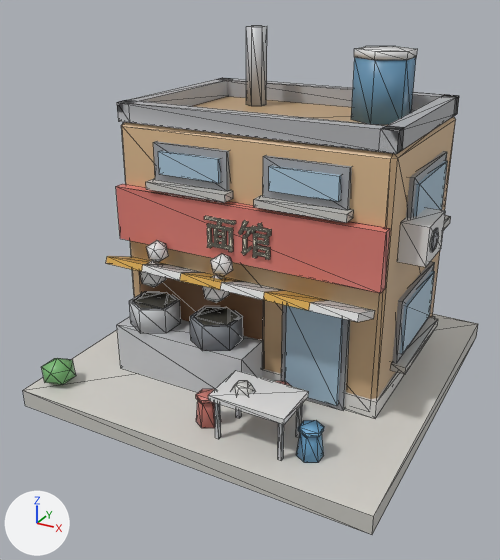
Renders of the glTF model county-tycoon/assets/resources/models3d/noodle.glb from each side of a commit.
The view is the same before and after, from a 50 mm camera at (1.317, -1.113, 1.083) aimed at (0.479, 0.411, 0.32). Every picture has the same lights, and +X, +Y and +Z are marked at lower left. The picture after the commit comes second. Mesh edges are drawn as thin lines. Vertices at exactly the same position are counted once.

Names of what the first picture shows: 'noodle'.
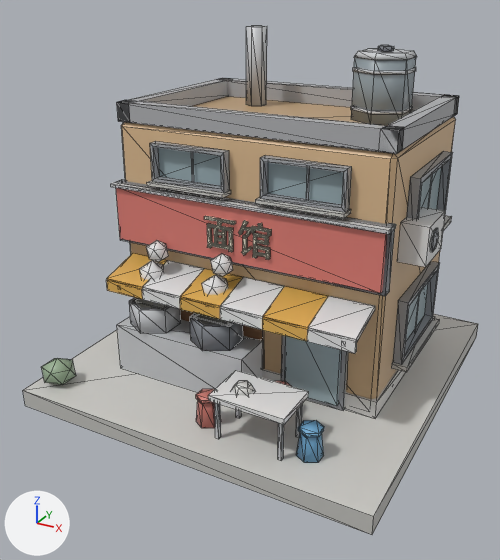
Where the newer file only moved an object's origin or applied its transform, the numbers keep the older frame.

The change, as a diff of the scene's bpy script:
```diff
--- a/county-tycoon/assets/resources/models3d/noodle.glb.py
+++ b/county-tycoon/assets/resources/models3d/noodle.glb.py
@@ mat_housing @@
+mat_housing = bpy.data.materials.new('housing')
+# nodes: BsdfPrincipled, Mix, OutputMaterial, VertexColor
+# colours: white #e7e7e7, mixed with the vertex colours
@@ me_立方体 @@
-me_立方体.from_pydata(...)  # 942 vertices, 1662 faces; spans x -0.5..0.5, y -0.5..0.5, z -0.025..0.925
+me_立方体.from_pydata(...)  # 1070 vertices, 1848 faces; spans x -0.5..0.5, y -0.5..0.5, z -0.025..0.925
+# me_立方体 part 1: a new loose piece, a box spanning x -0.388..0.388, y -0.181..-0.151, z 0.376..0.544, in mat_housing
+# me_立方体 part 2: a new loose piece, a box spanning x -0.39..0.39, y -0.199..-0.151, z 0.535..0.544, in mat_housing
+# me_立方体 part 3: a new loose piece, a 6-sided cylinder along z spanning x 0.1483..0.2917, y 0.1172..0.2828, z 0.7306..0.7396, in mat_housing
+# me_立方体 part 4: a new loose piece, a 6-sided cylinder along z spanning x 0.1483..0.2917, y 0.1172..0.2828, z 0.8298..0.8388, in mat_housing
+# me_立方体 part 5: a new loose piece, a 6-sided cylinder along z spanning x 0.202..0.238, y 0.179..0.221, z 0.88..0.892, in mat_housing
+# me_立方体 part 6: the loose piece of 28 vertices spanning x -0.36..0.36, y -0.28..-0.16, z 0.305..0.365 is rebuilt with 28 vertices and now spans x -0.36..0.36, y -0.282..-0.158, z 0.292..0.337
+# me_立方体 part 7: the loose piece of 8 vertices spanning x -0.26..-0.04, y -0.172..-0.152, z 0.565..0.665 is rebuilt with 16 vertices and now spans x -0.26..-0.04, y -0.186..-0.161, z 0.565..0.665, in mat_housing
+# me_立方体 part 8: the loose piece of 8 vertices spanning x -0.27..-0.03, y -0.2..-0.16, z 0.545..0.565 is rebuilt with 8 vertices and now spans x -0.265..-0.035, y -0.203..-0.161, z 0.556..0.565
+# me_立方体 part 9: the loose piece of 8 vertices spanning x 0.06..0.28, y -0.172..-0.152, z 0.565..0.665 is rebuilt with 16 vertices and now spans x 0.06..0.28, y -0.186..-0.161, z 0.565..0.665, in mat_housing
+# me_立方体 part 10: the loose piece of 8 vertices spanning x 0.05..0.29, y -0.2..-0.16, z 0.545..0.565 is rebuilt with 8 vertices and now spans x 0.055..0.285, y -0.203..-0.161, z 0.556..0.565
+# me_立方体 part 11: the loose piece of 8 vertices spanning x 0.372..0.392, y -0.04..0.26, z 0.125..0.305 is rebuilt with 16 vertices and now spans x 0.381..0.406, y -0.04..0.26, z 0.125..0.305, in mat_housing
+# me_立方体 part 12: the loose piece of 8 vertices spanning x 0.38..0.42, y -0.05..0.27, z 0.105..0.125 is rebuilt with 8 vertices and now spans x 0.381..0.423, y -0.048..0.267, z 0.11..0.125
+# me_立方体 part 13: the loose piece of 8 vertices spanning x 0.372..0.392, y -0.04..0.26, z 0.445..0.625 is rebuilt with 16 vertices and now spans x 0.381..0.406, y -0.04..0.26, z 0.445..0.625, in mat_housing
+# me_立方体 part 14: the loose piece of 8 vertices spanning x 0.38..0.42, y -0.05..0.27, z 0.425..0.445 is rebuilt with 8 vertices and now spans x 0.381..0.423, y -0.048..0.267, z 0.43..0.445
+# me_立方体 part 15: the loose piece of 8 vertices spanning x -0.24..-0.06, y -0.18..-0.16, z 0.585..0.645 is deleted
+# me_立方体 part 16: the loose piece of 8 vertices spanning x 0.08..0.26, y -0.18..-0.16, z 0.585..0.645 is deleted
+# me_立方体 part 17: 6 vertices moved from x 0.149..0.291, y 0.118..0.282, z 0.885 to x 0.158..0.282, y 0.128..0.272, z 0.88; 32 vertices removed from x -0.4..0.4, y -0.02..0.24, z 0.145..0.605; 60 vertices added at x -0.392..0.392, y -0.284..0.392, z 0.14..0.656
+# me_立方体 part 18: 281 kept faces spanning x -0.5..0.5, y -0.5..0.5, z -0.025..0.925 get new vertex colours
+# me_立方体 part 19: 276 faces spanning x -0.5..0.5, y -0.5..0.5, z -0.025..0.925 switch from mat_lit to mat_housing
+# other edits to the shape of me_立方体 do not show in these pictures
 me_立方体.materials.append(mat_emit)
```

Changed parts and their boxes (x1, y1, x2, y2) in the pictures (500 x 560 px; the box of a moved part takes in the faces that stretch with it):
part 1 of me_立方体, added: after (116, 179, 395, 296)
part 2 of me_立方体, added: after (111, 179, 396, 234)
part 3 of me_立方体, added: after (351, 106, 413, 115)
part 4 of me_立方体, added: after (353, 67, 416, 75)
part 5 of me_立方体, added: after (378, 45, 394, 52)
part 6 of me_立方体, rebuilt (33% taller): before (106, 256, 375, 322); after (107, 253, 375, 341)
part 7 of me_立方体, rebuilt: before (153, 141, 230, 191); after (150, 141, 229, 193)
part 8 of me_立方体, rebuilt: before (146, 178, 233, 202); after (147, 181, 231, 198)
part 9 of me_立方体, rebuilt: before (263, 155, 352, 210); after (260, 155, 352, 212)
part 10 of me_立方体, rebuilt: before (254, 195, 354, 223); after (255, 198, 351, 218)
part 11 of me_立方体, rebuilt (7% wider): before (392, 261, 435, 363); after (393, 261, 439, 364)
part 12 of me_立方体, rebuilt: before (391, 317, 438, 374); after (391, 318, 439, 372)
part 13 of me_立方体, rebuilt: before (406, 151, 447, 218); after (406, 151, 453, 219)
part 14 of me_立方体, rebuilt (mostly hidden): before (443, 215, 451, 230); after (443, 216, 452, 230)
part 15 of me_立方体, deleted: before (158, 151, 220, 183)
part 16 of me_立方体, deleted: before (269, 166, 341, 202)
part 17 of me_立方体, moved or reshaped: before (354, 46, 448, 354); after (106, 49, 433, 353)
part 18 of me_立方体, recoloured: (41, 49, 445, 431) in both
part 19 of me_立方体, recoloured: (42, 49, 436, 431) in both
